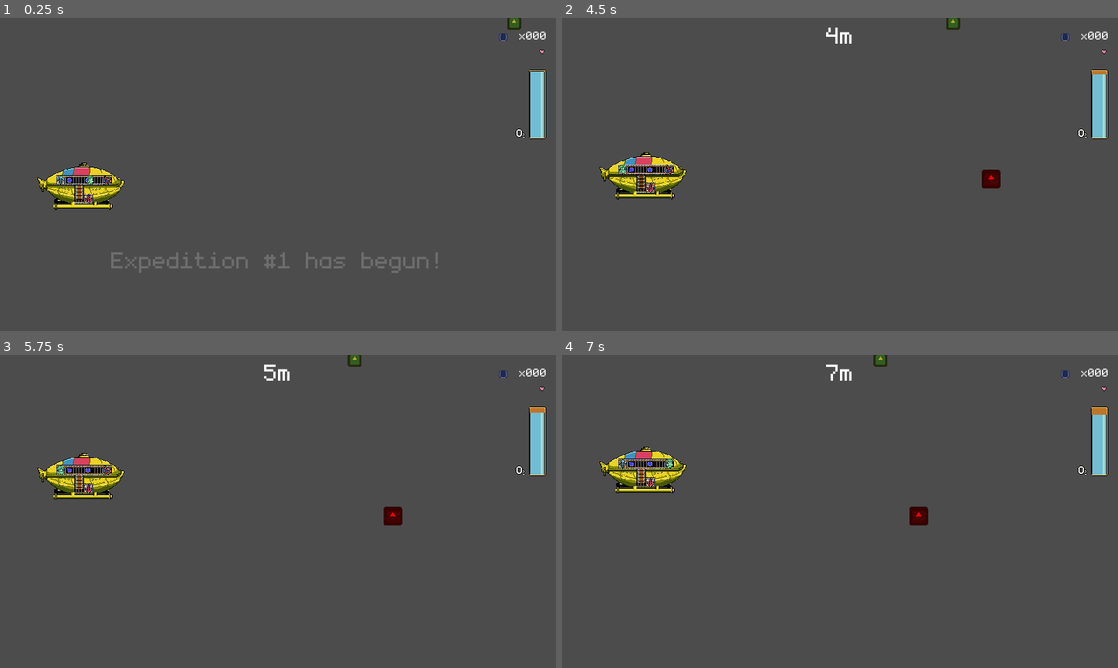
Above: before the commit, frames 1-4 (two rows, left to right).
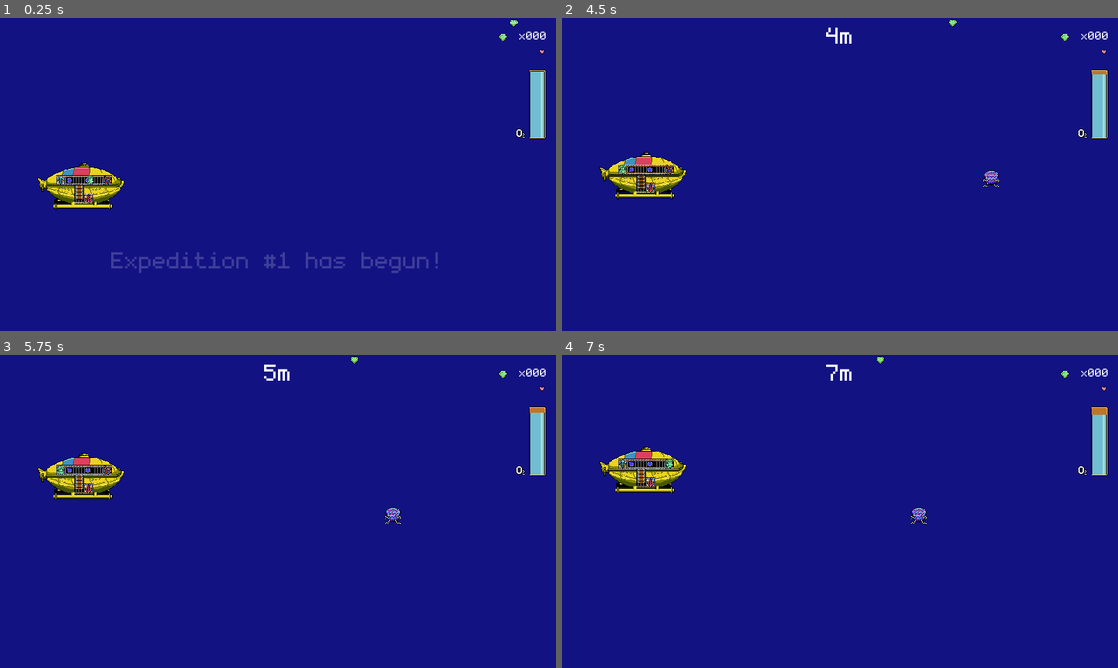
Above: after the commit, the same moments.

Repository: dmitriy-shmilo/gwj41
Game: Godot game, scene res://game_screen/game_screen.tscn
Same seed, same stepped clock (60 frames per second), same inputs: the game is played once before the commit and once after it. The engine's default icon, where the game draws it, is replaced by a stand-in: a white triangle on a blue panel in a dark square.
Inputs (mouse positions are in pixels of both pictures, inside the frame that each line leads up to):
- Up to frame 1 (0.25 s): no input
- Up to frame 2 (4.5 s): tap Enter at 0.5 s; move the mouse to (962, 158) at 0.52 s; hold D (right) 0.53-1.28 s; tap Space (interact) every 0.75 s from 0.6 to 4.35 s; click (962, 158) at 0.67 s; move the mouse to (728, 190) at 1.27 s; hold S (down) 1.28-2.03 s; move the mouse to (895, 105) at 2.02 s; hold D (right) 2.03-2.78 s; move the mouse to (812, 237) at 2.77 s; hold W (up) 2.78-3.53 s; click (812, 237) at 2.92 s; move the mouse to (1006, 221) at 3.52 s; hold A (left) from 3.53 s (still down); move the mouse to (673, 127) at 4.27 s
- Up to frame 3 (5.75 s): move the mouse to (305, 511) at 5.02 s; release A (left) at 5.03 s; hold S (down) from 5.03 s (still down); tap Space (interact) at 5.1 s; click (305, 511) at 5.17 s
- Up to frame 4 (7 s): move the mouse to (756, 433) at 5.77 s; release S (down) at 5.78 s; hold D (right) 5.78-6.53 s; tap Space (interact) at 5.85, 6.6 s; move the mouse to (962, 495) at 6.52 s; hold W (up) from 6.53 s (still down)

The runs differ from the first frame. In frame 1, 98% of the frame differs, in the area x 0-100%, y 0-100%; in frame 2, 98%; in frame 3, 98%; in frame 4, 98%.

Commit message:
Treasure, enemy sprites.

Diff:
--- a/src/assets/art/treasure_icon.tres
+++ b/src/assets/art/treasure_icon.tres
@@ -1,6 +1,6 @@
 [gd_resource type="AtlasTexture" load_steps=2 format=2]
 
-[ext_resource path="res://assets/art/ui.png" type="Texture" id=1]
+[ext_resource path="res://assets/art/emerald.png" type="Texture" id=1]
 
 [resource]
 atlas = ExtResource( 1 )
--- a/src/game_screen/enemy.tscn
+++ b/src/game_screen/enemy.tscn
@@ -1,17 +1,15 @@
 [gd_scene load_steps=4 format=2]
 
 [ext_resource path="res://game_screen/enemy.gd" type="Script" id=1]
-[ext_resource path="res://icon.png" type="Texture" id=2]
+[ext_resource path="res://assets/art/jellyfish.png" type="Texture" id=2]
 
 [sub_resource type="CircleShape2D" id=1]
-radius = 16.0
+radius = 15.0
 
 [node name="Enemy" type="Node2D"]
 script = ExtResource( 1 )
 
 [node name="Icon" type="Sprite" parent="."]
-modulate = Color( 1, 0, 0, 1 )
-scale = Vector2( 0.25, 0.25 )
 texture = ExtResource( 2 )
 
 [node name="CollisionArea" type="Area2D" parent="."]
--- a/src/game_screen/treasure.tscn
+++ b/src/game_screen/treasure.tscn
@@ -1,17 +1,15 @@
 [gd_scene load_steps=4 format=2]
 
-[ext_resource path="res://icon.png" type="Texture" id=1]
+[ext_resource path="res://assets/art/treasure_icon.tres" type="Texture" id=1]
 [ext_resource path="res://game_screen/treasure.gd" type="Script" id=2]
 
 [sub_resource type="CircleShape2D" id=1]
-radius = 16.0
+radius = 9.0
 
 [node name="Treasure" type="Node2D"]
 script = ExtResource( 2 )
 
 [node name="Icon" type="Sprite" parent="."]
-modulate = Color( 0.709804, 0.678431, 0.180392, 1 )
-scale = Vector2( 0.1875, 0.1875 )
 texture = ExtResource( 1 )
 
 [node name="CollisionArea" type="Area2D" parent="."]
--- a/src/project.godot
+++ b/src/project.godot
@@ -190,4 +190,5 @@
 
 [rendering]
 
+environment/default_clear_color=Color( 0.0745098, 0.0745098, 0.517647, 1 )
 environment/default_environment="res://default_env.tres"
